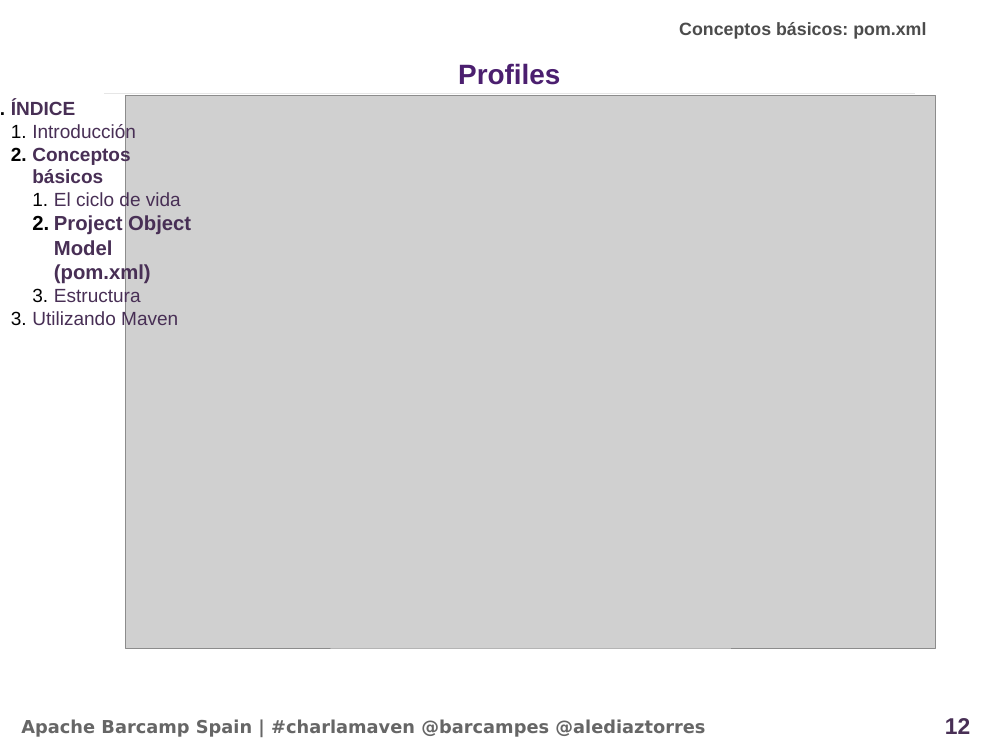
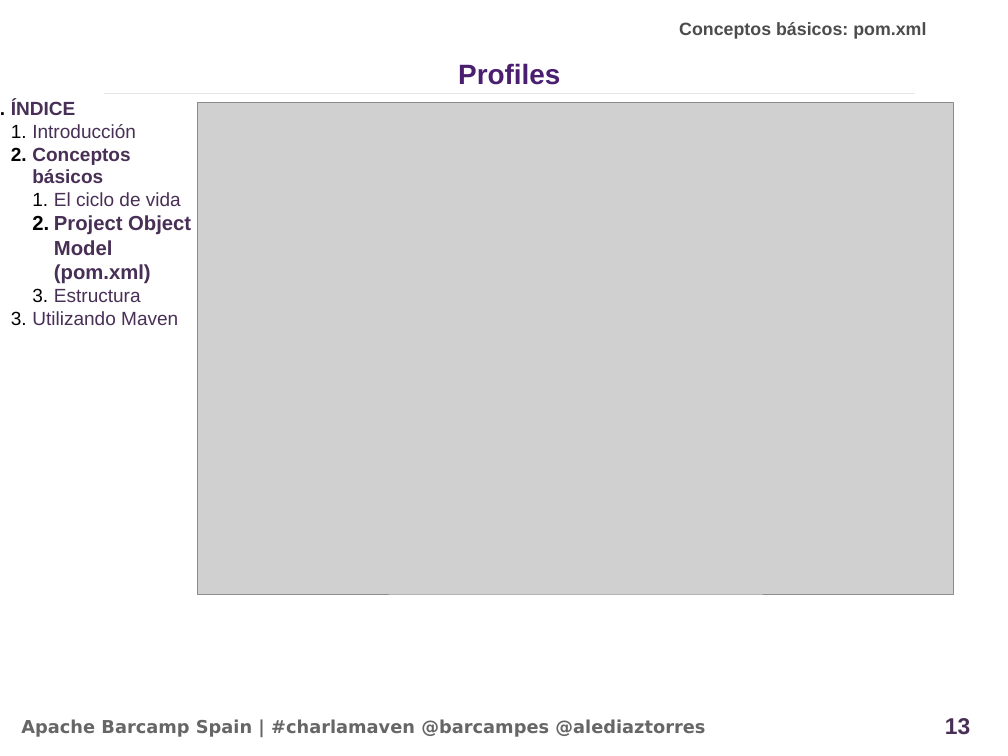
Before and after one commit to alediator/barcamp-maven, a slide deck: slide 13 of doc/slideshare_introduccion.odp (slide 12 before the commit). Drawn at 1008x756 pixels with LibreOffice and Linux fonts; fonts in the diff are those of the drawing; grey boxes stand for pictures; background and template pictures are left out. Boxes give left, top, right and bottom in pixels: in the first picture for what was removed or moved away, otherwise in the second. Text is boxed around its words. In the diff, an @@ line names an element or a change of style, - is before the commit and + after.

```diff
--- a/doc/slideshare_introduccion.odp
+++ b/doc/slideshare_introduccion.odp
@@ picture resized from (x1=126, y1=95, x2=937, y2=649) to (x1=198, y1=102, x2=955, y2=595) @@
@@ page number at (x1=945, y1=718, x2=970, y2=735): text changed @@
-12
+13
```
Also in this commit, not shown: 7 other slides changed, 1 slide added.
